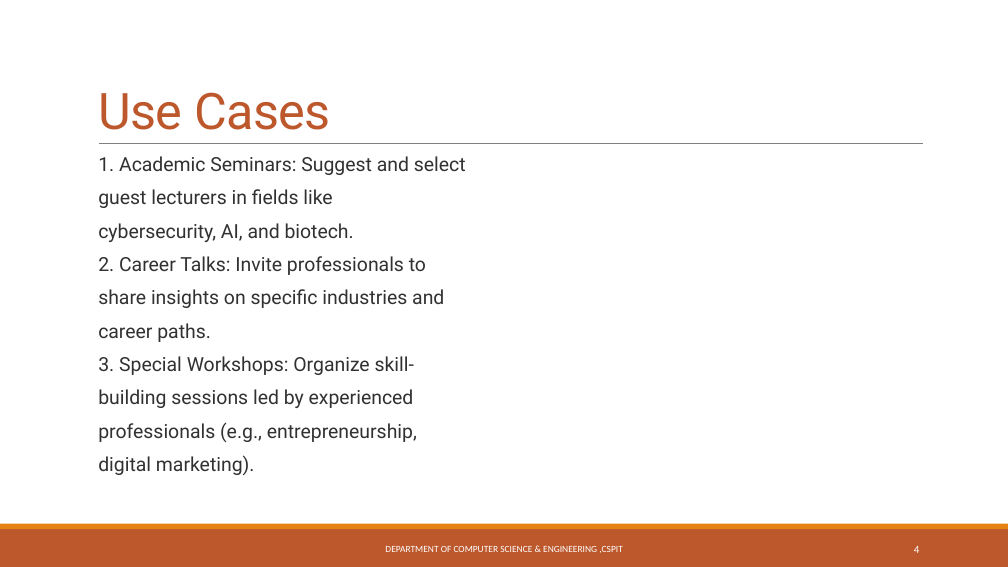
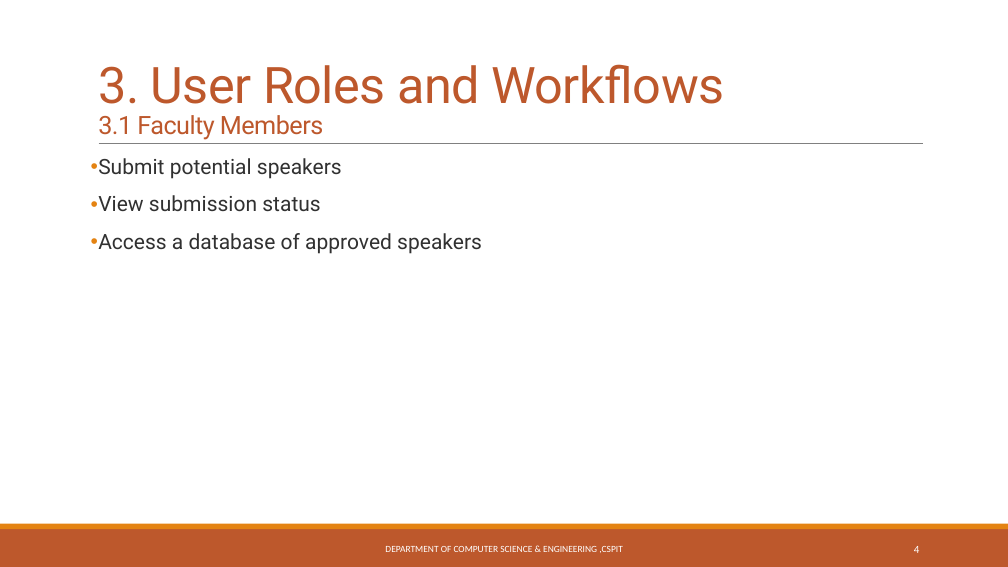
Before and after one commit to DebdootManna/expert-speaker-finder, a slide deck: slide 4 of Expert Speaker Finder.pptx. Drawn at 1008x567 pixels with LibreOffice and Linux fonts; fonts in the diff are those of the drawing. Boxes give left, top, right and bottom in pixels: in the first picture for what was removed or moved away, otherwise in the second. Text is boxed around its words. In the diff, an @@ line names an element or a change of style, - is before the commit and + after.

```diff
--- a/Expert Speaker Finder.pptx
+++ b/Expert Speaker Finder.pptx
@@ title at box(98, 64, 724, 140): text changed @@
-Use Cases
+3. User Roles and Workflows
+3.1 Faculty Members
@@ text at box(98, 158, 482, 254): text changed; size 18.5 to 20 pt @@
-  1. Academic Seminars: Suggest and select
-  guest lecturers in fields like
-  cybersecurity, AI, and biotech.
-  2. Career Talks: Invite professionals to
-  share insights on specific industries and
-  career paths.
-  3. Special Workshops: Organize skill-
-  building sessions led by experienced
-  professionals (e.g., entrepreneurship,
-  digital marketing).
+• Submit potential speakers
+• View submission status
+• Access a database of approved speakers
```
Also in this commit, not shown: 4 other slides changed, 4 slides added, 1 other file.
